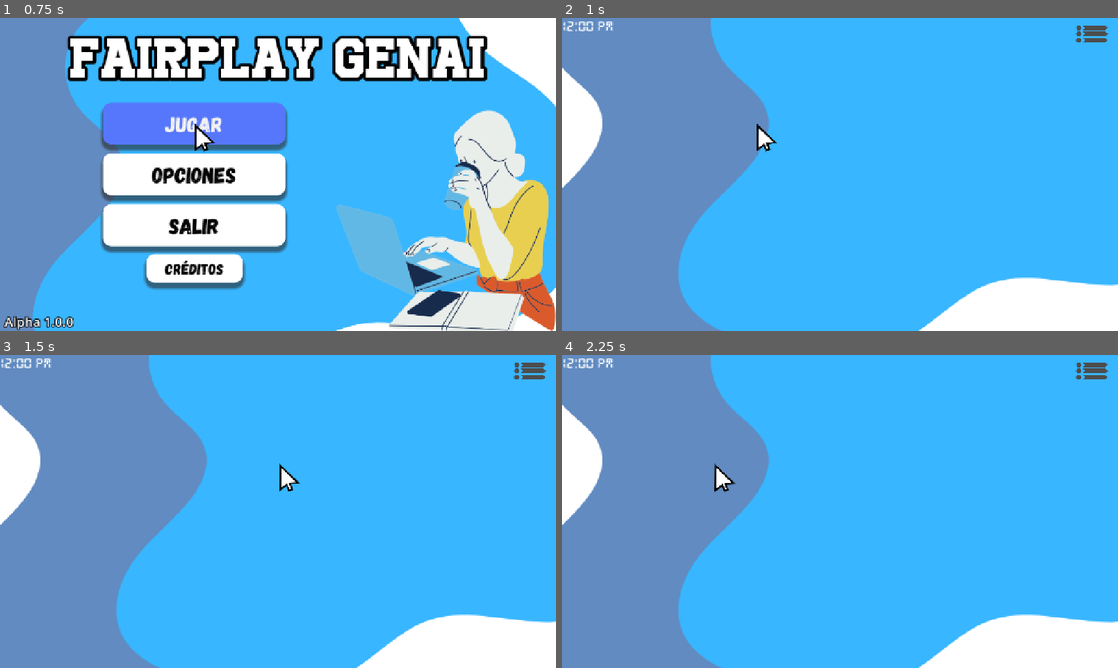
Above: before the commit, frames 1-4 (two rows, left to right).
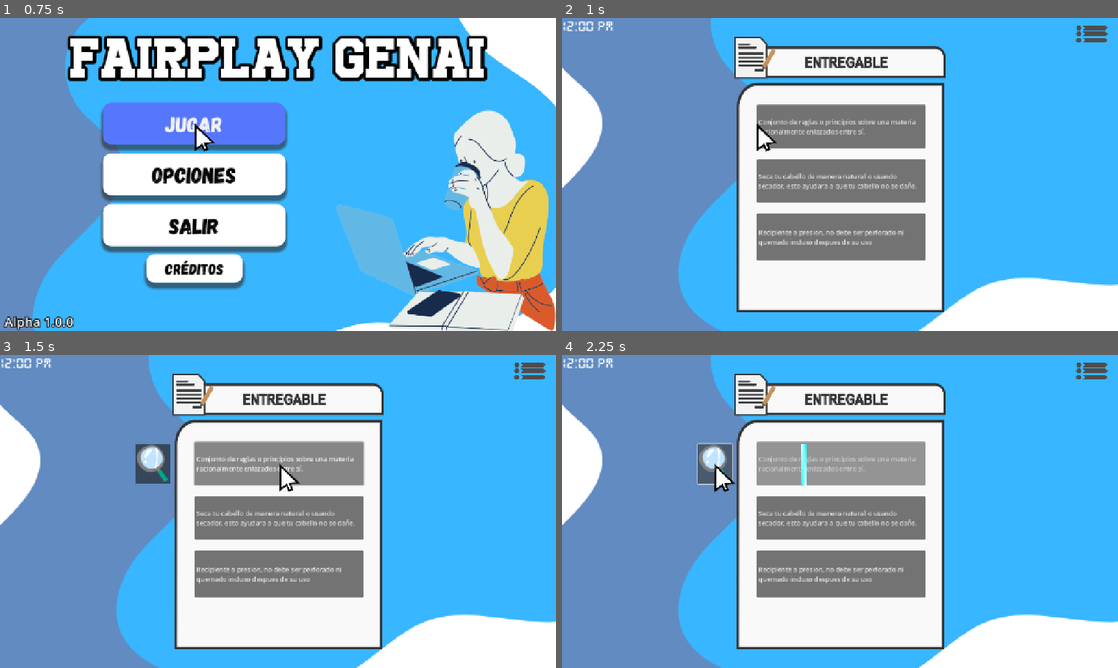
Above: after the commit, the same moments.

Repository: pperezsilva/FairPlayGenAi
Game: Godot game, scene res://escenas/menu.tscn
Two runs of this game, one before a commit and one after it. Both use one fixed random seed, a clock stepped at 60 frames per second and the inputs below. Sound files missing from this copy of the repository are replaced by a short silence.
Inputs (mouse positions are in pixels of both pictures, inside the frame that each line leads up to):
- Up to frame 1 (0.75 s): click "Jugar" at 0.5 s
- Up to frame 2 (1 s): no input
- Up to frame 3 (1.5 s): click (278, 464) at 1.25 s, where only the run after the commit has a clickable "Conjunto de reglas o principi…"
- Up to frame 4 (2.25 s): click (717, 464) at 2.02 s

Frame 1 is identical in both runs. In frame 2, 31% of the frame differs, in the area x 31-69%, y 6-94%; in frame 3, 32%; in frame 4, 32%, in the area x 24-69%, y 6-94%.

Commit message:
Implementacion de documento Entregable en el primer nivel

Diff:
--- a/escenas/nivel.tscn
+++ b/escenas/nivel.tscn
@@ -1,14 +1,197 @@
-[gd_scene load_steps=10 format=3 uid="uid://pvm6hb4e1f6l"]
+[gd_scene load_steps=21 format=3 uid="uid://pvm6hb4e1f6l"]
 
 [ext_resource type="Script" uid="uid://c4nomi2i1qqi5" path="res://scripts/nivel.gd" id="1_rmw23"]
 [ext_resource type="Texture2D" uid="uid://beusa6lgul7dl" path="res://imagenes/bgNivel.png" id="2_ul41a"]
 [ext_resource type="PackedScene" uid="uid://derolybto7u3m" path="res://escenas/reloj.tscn" id="2_xkxn8"]
+[ext_resource type="Texture2D" uid="uid://bfsp52d6l7ku8" path="res://imagenes/entregable.png" id="3_6hejw"]
 [ext_resource type="AudioStream" uid="uid://v0qjhoak2wh2" path="res://sonidos/musica/studyTime.wav" id="3_xkxn8"]
 [ext_resource type="AudioStream" uid="uid://cjfix01450ht4" path="res://sonidos/sfx/sndClick.wav" id="5_cr4x3"]
 [ext_resource type="PackedScene" uid="uid://bf8s6rpn0p4ci" path="res://escenas/musicaNivel.tscn" id="5_wddsb"]
 [ext_resource type="PackedScene" uid="uid://pgis8iaqgulj" path="res://escenas/menu_pausa.tscn" id="6_w5orq"]
 [ext_resource type="Texture2D" uid="uid://doionhen65x4u" path="res://imagenes/btnPausa.png" id="7_6uhjk"]
 [ext_resource type="Texture2D" uid="uid://7w3kls04y3lq" path="res://imagenes/btnPausaGris.png" id="8_upgkb"]
+[ext_resource type="Texture2D" uid="uid://bdak6e2wlxlad" path="res://imagenes/LupaIcon.png" id="11_ro3c3"]
+[ext_resource type="Texture2D" uid="uid://bhu6cpiefeahg" path="res://imagenes/lineaScan.png" id="12_t4jkt"]
+
+[sub_resource type="Animation" id="Animation_t4jkt"]
+resource_name = "scaner"
+loop_mode = 1
+tracks/0/type = "value"
+tracks/0/imported = false
+tracks/0/enabled = true
+tracks/0/path = NodePath("LineaScan:position")
+tracks/0/interp = 1
+tracks/0/loop_wrap = true
+tracks/0/keys = {
+"times": PackedFloat32Array(0, 0.4666667),
+"transitions": PackedFloat32Array(1, 1),
+"update": 0,
+"values": [Vector2(437, 252), Vector2(855, 251.99998)]
+}
+tracks/1/type = "value"
+tracks/1/imported = false
+tracks/1/enabled = true
+tracks/1/path = NodePath("LineaScan2:position")
+tracks/1/interp = 1
+tracks/1/loop_wrap = true
+tracks/1/keys = {
+"times": PackedFloat32Array(0, 0.47),
+"transitions": PackedFloat32Array(1, 1),
+"update": 0,
+"values": [Vector2(437, 376), Vector2(852.3, 376)]
+}
+tracks/2/type = "value"
+tracks/2/imported = false
+tracks/2/enabled = true
+tracks/2/path = NodePath("LineaScan3:position")
+tracks/2/interp = 1
+tracks/2/loop_wrap = true
+tracks/2/keys = {
+"times": PackedFloat32Array(0, 0.48),
+"transitions": PackedFloat32Array(1, 1),
+"update": 0,
+"values": [Vector2(437, 502), Vector2(844.4, 502)]
+}
+
+[sub_resource type="Animation" id="Animation_fpuh1"]
+length = 0.001
+tracks/0/type = "value"
+tracks/0/imported = false
+tracks/0/enabled = true
+tracks/0/path = NodePath("LineaScan:position")
+tracks/0/interp = 1
+tracks/0/loop_wrap = true
+tracks/0/keys = {
+"times": PackedFloat32Array(0),
+"transitions": PackedFloat32Array(1),
+"update": 0,
+"values": [Vector2(437, 252)]
+}
+tracks/1/type = "value"
+tracks/1/imported = false
+tracks/1/enabled = true
+tracks/1/path = NodePath("LineaScan2:position")
+tracks/1/interp = 1
+tracks/1/loop_wrap = true
+tracks/1/keys = {
+"times": PackedFloat32Array(0),
+"transitions": PackedFloat32Array(1),
+"update": 0,
+"values": [Vector2(437, 376)]
+}
+tracks/2/type = "value"
+tracks/2/imported = false
+tracks/2/enabled = true
+tracks/2/path = NodePath("LineaScan3:position")
+tracks/2/interp = 1
+tracks/2/loop_wrap = true
+tracks/2/keys = {
+"times": PackedFloat32Array(0),
+"transitions": PackedFloat32Array(1),
+"update": 0,
+"values": [Vector2(437, 502)]
+}
+
+[sub_resource type="AnimationLibrary" id="AnimationLibrary_8p663"]
+_data = {
+&"RESET": SubResource("Animation_fpuh1"),
+&"scaner": SubResource("Animation_t4jkt")
+}
+
+[sub_resource type="Animation" id="Animation_8p663"]
+resource_name = "ScanerButton"
+loop_mode = 1
+tracks/0/type = "value"
+tracks/0/imported = false
+tracks/0/enabled = true
+tracks/0/path = NodePath("Buttontext:modulate")
+tracks/0/interp = 1
+tracks/0/loop_wrap = true
+tracks/0/keys = {
+"times": PackedFloat32Array(0, 0.53333336, 0.96666664),
+"transitions": PackedFloat32Array(1, 1, 1.035265),
+"update": 0,
+"values": [Color(1, 1, 1, 1), Color(1, 1, 1, 0.5137255), Color(1, 1, 1, 1)]
+}
+
+[sub_resource type="Animation" id="Animation_y727t"]
+length = 0.001
+tracks/0/type = "value"
+tracks/0/imported = false
+tracks/0/enabled = true
+tracks/0/path = NodePath("Buttontext:modulate")
+tracks/0/interp = 1
+tracks/0/loop_wrap = true
+tracks/0/keys = {
+"times": PackedFloat32Array(0),
+"transitions": PackedFloat32Array(1),
+"update": 0,
+"values": [Color(1, 1, 1, 1)]
+}
+tracks/1/type = "value"
+tracks/1/imported = false
+tracks/1/enabled = true
+tracks/1/path = NodePath("ButtonText2:modulate")
+tracks/1/interp = 1
+tracks/1/loop_wrap = true
+tracks/1/keys = {
+"times": PackedFloat32Array(0),
+"transitions": PackedFloat32Array(1),
+"update": 0,
+"values": [Color(1, 1, 1, 1)]
+}
+tracks/2/type = "value"
+tracks/2/imported = false
+tracks/2/enabled = true
+tracks/2/path = NodePath("ButtonText3:modulate")
+tracks/2/interp = 1
+tracks/2/loop_wrap = true
+tracks/2/keys = {
+"times": PackedFloat32Array(0),
+"transitions": PackedFloat32Array(1),
+"update": 0,
+"values": [Color(1, 1, 1, 1)]
+}
+
+[sub_resource type="Animation" id="Animation_beshd"]
+resource_name = "ScanerButton2"
+loop_mode = 1
+tracks/0/type = "value"
+tracks/0/imported = false
+tracks/0/enabled = true
+tracks/0/path = NodePath("ButtonText2:modulate")
+tracks/0/interp = 1
+tracks/0/loop_wrap = true
+tracks/0/keys = {
+"times": PackedFloat32Array(0, 0.5),
+"transitions": PackedFloat32Array(1, 1),
+"update": 0,
+"values": [Color(1, 1, 1, 1), Color(1, 1, 1, 0.5882353)]
+}
+
+[sub_resource type="Animation" id="Animation_hfcx1"]
+resource_name = "ScannerButton3"
+loop_mode = 1
+tracks/0/type = "value"
+tracks/0/imported = false
+tracks/0/enabled = true
+tracks/0/path = NodePath("ButtonText3:modulate")
+tracks/0/interp = 1
+tracks/0/loop_wrap = true
+tracks/0/keys = {
+"times": PackedFloat32Array(0, 0.5),
+"transitions": PackedFloat32Array(1, 1),
+"update": 0,
+"values": [Color(1, 1, 1, 1), Color(1, 1, 1, 0.5882353)]
+}
+
+[sub_resource type="AnimationLibrary" id="AnimationLibrary_beshd"]
+_data = {
+&"RESET": SubResource("Animation_y727t"),
+&"ScanerButton": SubResource("Animation_8p663"),
+&"ScanerButton2": SubResource("Animation_beshd"),
+&"ScannerButton3": SubResource("Animation_hfcx1")
+}
 
 [node name="Nivel" type="Control"]
 layout_mode = 3
@@ -28,6 +211,21 @@
 grow_vertical = 2
 texture = ExtResource("2_ul41a")
 
+[node name="Entregable" type="TextureRect" parent="."]
+layout_mode = 1
+anchors_preset = 8
+anchor_left = 0.5
+anchor_top = 0.5
+anchor_right = 0.5
+anchor_bottom = 0.5
+offset_left = -243.75
+offset_top = -317.414
+offset_right = 243.75
+offset_bottom = 317.414
+grow_horizontal = 2
+grow_vertical = 2
+texture = ExtResource("3_6hejw")
+
 [node name="Reloj" parent="." instance=ExtResource("2_xkxn8")]
 layout_mode = 0
 hora_inicio = 12
@@ -46,6 +244,7 @@
 [node name="CanvasLayer" type="CanvasLayer" parent="."]
 
 [node name="menuPausa" parent="CanvasLayer" instance=ExtResource("6_w5orq")]
+visible = false
 offset_left = -1.0
 offset_right = -1.0
 
@@ -67,4 +266,94 @@
 texture_hover = ExtResource("8_upgkb")
 stretch_mode = 0
 
+[node name="Buttontext" type="Button" parent="."]
+layout_mode = 0
+offset_left = 448.0
+offset_top = 200.0
+offset_right = 837.0
+offset_bottom = 300.0
+theme_override_font_sizes/font_size = 15
+text = "placehorder"
+alignment = 0
+autowrap_mode = 3
+
+[node name="Buttonchange" type="Button" parent="."]
+layout_mode = 0
+offset_left = 312.0
+offset_top = 205.0
+offset_right = 392.0
+offset_bottom = 295.9804
+icon = ExtResource("11_ro3c3")
+expand_icon = true
+
+[node name="ButtonText2" type="Button" parent="."]
+layout_mode = 0
+offset_left = 448.0
+offset_top = 325.0
+offset_right = 837.0
+offset_bottom = 425.0
+theme_override_font_sizes/font_size = 15
+alignment = 0
+autowrap_mode = 3
+
+[node name="Buttonchange2" type="Button" parent="."]
+layout_mode = 0
+offset_left = 312.0
+offset_top = 332.0
+offset_right = 392.0
+offset_bottom = 422.9804
+icon = ExtResource("11_ro3c3")
+expand_icon = true
+
+[node name="ButtonText3" type="Button" parent="."]
+layout_mode = 0
+offset_left = 448.0
+offset_top = 450.0
+offset_right = 837.0
+offset_bottom = 558.0
+theme_override_font_sizes/font_size = 15
+alignment = 0
+autowrap_mode = 3
+
+[node name="Buttonchange3" type="Button" parent="."]
+layout_mode = 0
+offset_left = 316.0
+offset_top = 460.0
+offset_right = 396.0
+offset_bottom = 550.9804
+icon = ExtResource("11_ro3c3")
+expand_icon = true
+
+[node name="LineaScan" type="Sprite2D" parent="."]
+position = Vector2(437, 252)
+scale = Vector2(1, 1.4696968)
+texture = ExtResource("12_t4jkt")
+
+[node name="LineaScan2" type="Sprite2D" parent="."]
+position = Vector2(437, 376)
+scale = Vector2(1, 1.4696968)
+texture = ExtResource("12_t4jkt")
+
+[node name="LineaScan3" type="Sprite2D" parent="."]
+position = Vector2(437, 502)
+scale = Vector2(1, 1.4696968)
+texture = ExtResource("12_t4jkt")
+
+[node name="AnimationPlayerScaner" type="AnimationPlayer" parent="."]
+libraries = {
+&"": SubResource("AnimationLibrary_8p663")
+}
+
+[node name="AnimationScanerButton" type="AnimationPlayer" parent="."]
+libraries = {
+&"": SubResource("AnimationLibrary_beshd")
+}
+speed_scale = 2.0
+
 [connection signal="pressed" from="TextureButtonPause" to="." method="_on_texture_button_pause_pressed"]
+[connection signal="pressed" from="Buttontext" to="." method="_on_buttontext_pressed"]
+[connection signal="pressed" from="Buttonchange" to="." method="_on_buttonchange_pressed"]
+[connection signal="pressed" from="ButtonText2" to="." method="_on_button_text_2_pressed"]
+[connection signal="pressed" from="Buttonchange2" to="." method="_on_buttonchange_2_pressed"]
+[connection signal="pressed" from="ButtonText3" to="." method="_on_button_text_3_pressed"]
+[connection signal="pressed" from="Buttonchange3" to="." method="_on_buttonchange_3_pressed"]
--- a/scripts/nivel.gd
+++ b/scripts/nivel.gd
@@ -1,31 +1,109 @@
 extends Control
 @onready var click: AudioStreamPlayer = $sndClick
-#@onready var musica: AudioStreamPlayer = $studyTime
+var textos = ["Conjunto de reglas o principios sobre una materia racionalmente enlazados entre sí.",
+"Conjunto de cosas que relacionadas entre sí ordenadamente contribuyen a determinado objeto.",
+"Bienvenido un sistema es un conjunto de normas que son establecidad directamente de la UNM que son los RKS"]
+var textos2 = ["Con tu cabello bien humedo aplica Sedal CERAMIDAS en la palma de tus manos para que se distribuya.",
+"Para comenzar recomendamos poner una cantidad igual al tamaño de una almendra, esto ayudara positivamente a su desarrollo.",
+"Seca tu cabello de manera natural o usando secador, esto ayudara a que tu cabello no se dañe."]
+var textos3 = ["Recipiente a presion, no debe ser perforado ni quemado incluso despues de su uso",
+"Lea la etiqueta y las intrucciones pertinentes antes de usar este producto. Nunca reutilize el envase.",
+"En caso de malestar o entoxicacion, lleve el paciente al medico y entregue la etiqueta o instructivo."]
+var textoNuevo = ""
 
 # Called when the node enters the scene tree for the first time.
 func _ready() -> void:
-	pass
-	#_music()
+	$Buttonchange.hide()
+	$Buttonchange2.hide()
+	$Buttonchange3.hide()
+
+	$LineaScan.hide()
+	$LineaScan2.hide()
+	$LineaScan3.hide()
+
+	$Buttontext.text = textos.pick_random()
+	$ButtonText2.text = textos2.pick_random()
+	$ButtonText3.text = textos3.pick_random()
+
 
 
 # Reemplaza _delta por delta si añades codigo al _process
 func _process(_delta: float) -> void:
 	pass
 
-# --- Música del nivel ---
-#var musicaNivel = preload("res://sonidos/musica/studyTime.wav")
-# Función para reproducir la música
-#func _music() -> void:
-#	musica.stream = musicaNivel
-#	musica.play()
-#	musica.finished.connect(_on_music_finished)
-# Función para repetir la música
-#func _on_music_finished():
-#	musica.play()
-
-
 func _on_texture_button_pause_pressed() -> void:
 	print("Boton de Pausa Presionado")
 	click.play(0.4)
 	await get_tree().create_timer(0.2).timeout
 	$CanvasLayer/menuPausa.pause()
+
+
+func _on_buttonchange_pressed() -> void:
+	$LineaScan.show()
+	$AnimationPlayerScaner.play("scaner")
+	$AnimationScanerButton.play("ScanerButton")
+	await get_tree().create_timer(1.0).timeout
+	$AnimationPlayerScaner.stop()
+	$AnimationScanerButton.stop()
+	$LineaScan.hide()
+	textoNuevo = textos.pick_random()
+	while textoNuevo == $Buttontext.text:
+		textoNuevo = textos.pick_random()
+	$Buttontext.text = textoNuevo
+	$Buttonchange.hide()
+
+func _on_buttontext_pressed() -> void:
+	$Buttonchange2.hide()
+	$Buttonchange3.hide()
+	if $Buttonchange.visible == false:
+		$Buttonchange.show()
+	else:
+		$Buttonchange.hide()
+
+
+func _on_button_text_2_pressed() -> void:
+	$Buttonchange.hide()
+	$Buttonchange3.hide()
+	if $Buttonchange2.visible == false:
+		$Buttonchange2.show()
+	else:
+		$Buttonchange2.hide()
+
+
+func _on_buttonchange_2_pressed() -> void:
+	$LineaScan2.show()
+	$AnimationPlayerScaner.play("scaner")
+	$AnimationScanerButton.play("ScanerButton2")
+	await get_tree().create_timer(1.0).timeout
+	$AnimationPlayerScaner.stop()
+	$AnimationScanerButton.stop()
+	$LineaScan2.hide()
+	textoNuevo = textos.pick_random()
+	while textoNuevo == $ButtonText2.text:
+		textoNuevo = textos.pick_random()
+	$ButtonText2.text = textoNuevo
+	$Buttonchange2.hide()
+
+
+func _on_button_text_3_pressed() -> void:
+	$Buttonchange2.hide()
+	$Buttonchange.hide()
+	if $Buttonchange3.visible == false:
+		$Buttonchange3.show()
+	else:
+		$Buttonchange3.hide()
+
+
+func _on_buttonchange_3_pressed() -> void:
+	$LineaScan3.show()
+	$AnimationPlayerScaner.play("scaner")
+	$AnimationScanerButton.play("ScannerButton3")
+	await get_tree().create_timer(1.0).timeout
+	$AnimationPlayerScaner.stop()
+	$AnimationScanerButton.stop()
+	$LineaScan3.hide()
+	textoNuevo = textos.pick_random()
+	while textoNuevo == $ButtonText3.text:
+		textoNuevo = textos.pick_random()
+	$ButtonText3.text = textoNuevo
+	$Buttonchange3.hide()
Binary file added: imagenes/LupaIcon.png
Not shown, added: imagenes/LupaIcon.png.import
Binary file added: imagenes/entregable.png
Not shown, added: imagenes/entregable.png.import
Binary file added: imagenes/lineaScan.png
Not shown, added: imagenes/lineaScan.png.import
